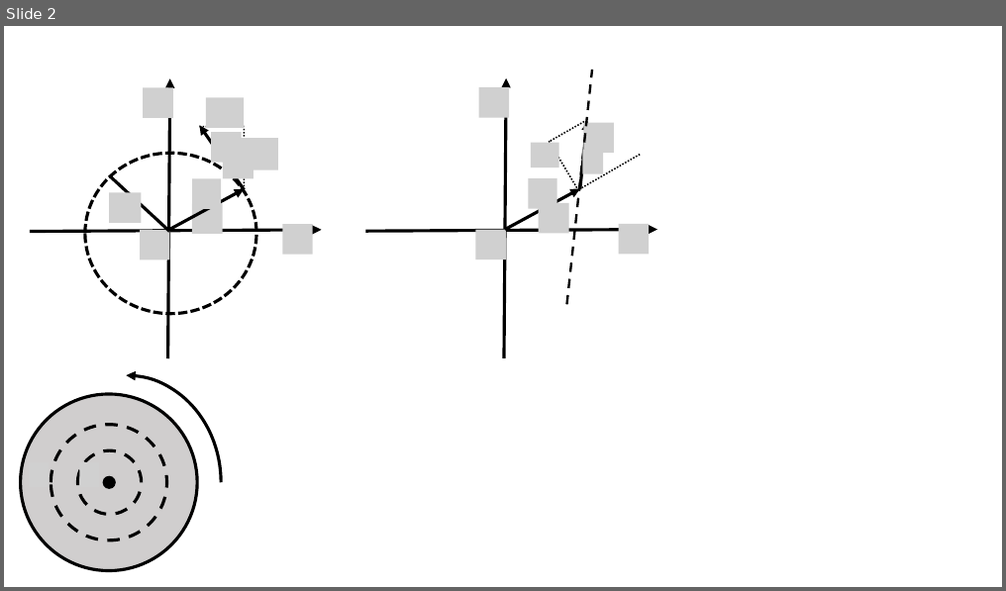
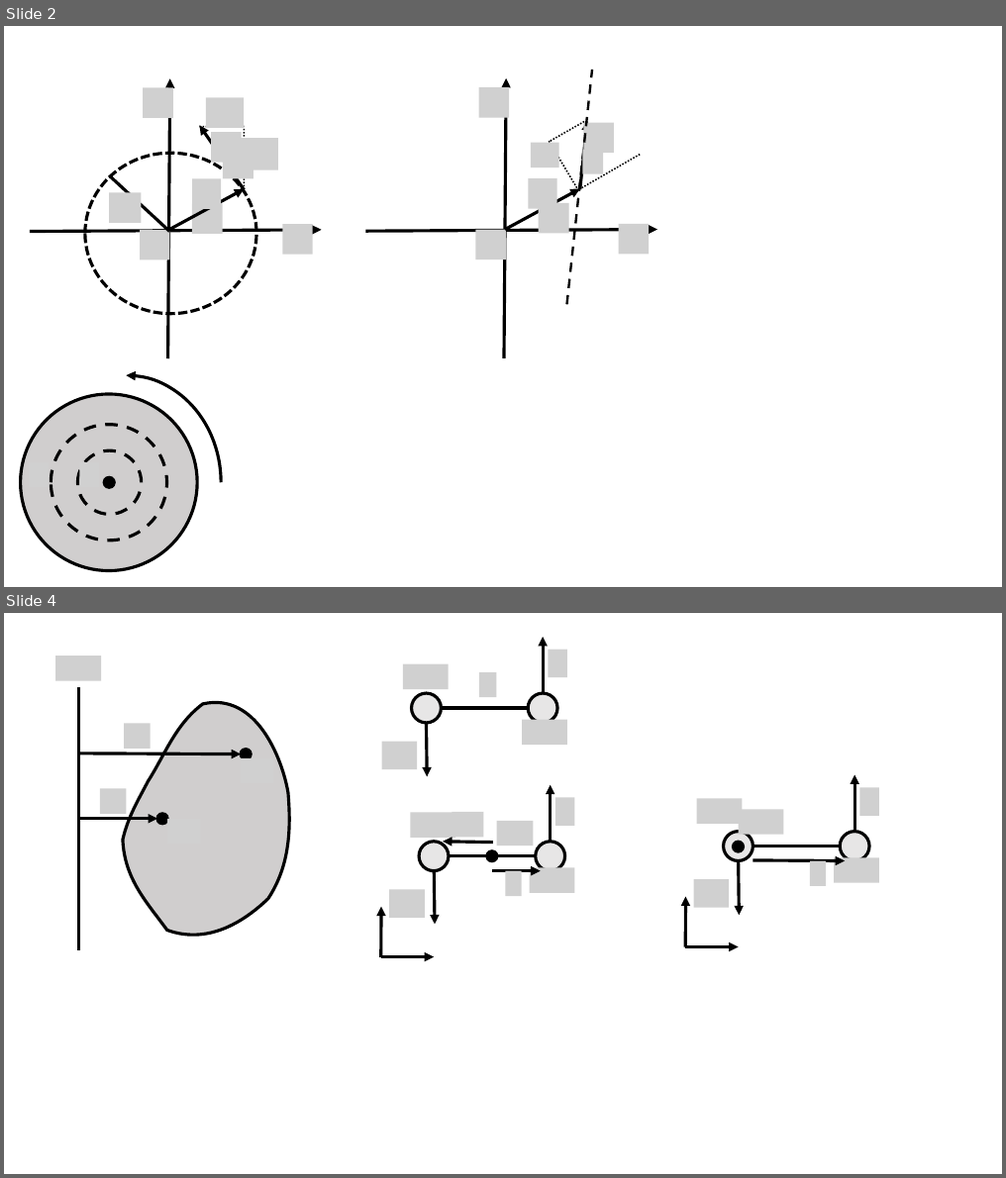
Before and after one commit to OSTP/PhysicsArtofModelling, a slide deck: tex/figures/RotationalDynamics/Figures.pptx. Shown one above the other, each under a label of ours: slide 2 before the commit, slides 2 and 4 after it; the slides between them are not shown. The pictures are 1006x591 and 1006x1178 pixels, drawn with LibreOffice and Linux fonts; fonts in the diff are those of the drawing; grey boxes stand for pictures; background and template pictures are left out. Boxes give left, top, right and bottom in pixels: in the first picture for what was removed or moved away, otherwise in the second. Text is boxed around its words. In the diff, an @@ line names an element or a change of style, - is before the commit and + after.

```diff
--- a/tex/figures/RotationalDynamics/Figures.pptx
+++ b/tex/figures/RotationalDynamics/Figures.pptx
@@ slide 4 added at box(4, 613, 1002, 1174), background #FFFFFF @@
@@ group added at box(55, 656, 290, 951): 5 pictures, 2 ellipses, 2 arrows, 1 line, 1 freeform shape @@
@@ group added at box(382, 637, 567, 777): 5 pictures, 2 ellipses, 2 arrows, 1 line @@
@@ group added at box(380, 785, 575, 958): 7 pictures, 6 arrows, 3 ellipses, 1 line @@
@@ group added at box(685, 774, 880, 948): 6 pictures, 5 arrows, 3 ellipses, 1 line @@
```
Also in this commit, not shown: 2 other slides added, 10 other files.
